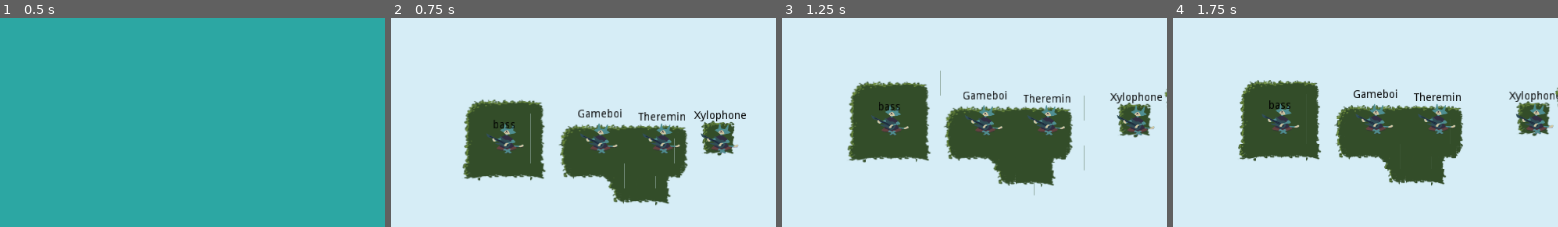
Above: before the commit, frames 1-4 (left to right).
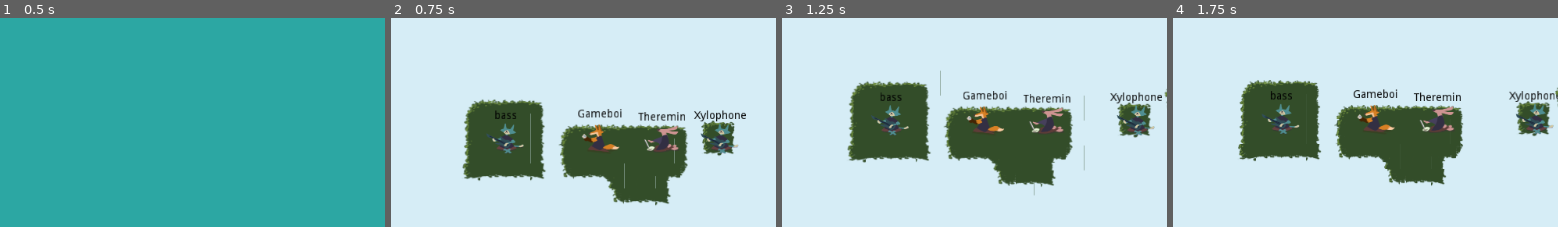
Above: after the commit, the same moments.

Repository: uspgamedev/skyjammers
Game: Godot game, scene res://menus/stage-selector/main.tscn
The game is run twice, just before and just after one commit, with the same random seed, the same clock (stepped at 60 frames per second) and the same inputs. Sound files missing from this copy of the repository are replaced by a short silence.
Inputs:
- Up to frame 1 (0.5 s): no input
- Up to frame 2 (0.75 s): click "Stage 01" at 0.5 s
- Up to frame 3 (1.25 s): no input
- Up to frame 4 (1.75 s): tap Enter (ui_accept) at 1.25, 1.52 s; hold Space (action_play) from 1.28 s (still down)
The pictures show only the part of the screen within x 35-85%, y 26-76%; the shares and areas given below are measured in that part.

Frame 1 is identical in both runs. In frame 2, 1.3% of the frame differs, in the area x 26-76%, y 44-66%; in frame 3, 1.3%; in frame 4, 1.3%.

Commit message:
Added new images for gameboy and theremin chars

Diff:
--- a/game/Instruments/Bass/Bass.tscn
+++ b/game/Instruments/Bass/Bass.tscn
@@ -2,7 +2,7 @@
 
 [ext_resource path="res://Instruments/Instrument.tscn" type="PackedScene" id=1]
 
-[node name="Bass" index="0" instance=ExtResource( 1 )]
+[node name="Bass" instance=ExtResource( 1 )]
 
 [node name="Label" type="Label" parent="." index="4"]
 
@@ -11,10 +11,10 @@
 anchor_top = 0.0
 anchor_right = 0.0
 anchor_bottom = 0.0
-margin_left = -16.0
-margin_top = -24.0
-margin_right = 15.0
-margin_bottom = -10.0
+margin_left = -14.0
+margin_top = -36.0
+margin_right = 17.0
+margin_bottom = -22.0
 rect_pivot_offset = Vector2( 0, 0 )
 mouse_filter = 2
 mouse_default_cursor_shape = 0
--- a/game/Instruments/GameBoy/Gameboy.tscn
+++ b/game/Instruments/GameBoy/Gameboy.tscn
@@ -1,10 +1,15 @@
-[gd_scene load_steps=4 format=2]
+[gd_scene load_steps=5 format=2]
 
 [ext_resource path="res://Instruments/Instrument.tscn" type="PackedScene" id=1]
-[ext_resource path="res://assets/sound/gameboy_riff.wav" type="AudioStream" id=2]
-[ext_resource path="res://assets/sound/gameboy_sfx.wav" type="AudioStream" id=3]
+[ext_resource path="res://assets/img/fox-gameboy.png" type="Texture" id=2]
+[ext_resource path="res://assets/sound/gameboy_riff.wav" type="AudioStream" id=3]
+[ext_resource path="res://assets/sound/gameboy_sfx.wav" type="AudioStream" id=4]
 
-[node name="Gameboy" index="0" instance=ExtResource( 1 )]
+[node name="Gameboy" instance=ExtResource( 1 )]
+
+[node name="Sprite" parent="." index="0"]
+
+texture = ExtResource( 2 )
 
 [node name="Label" type="Label" parent="." index="4"]
 
--- a/game/Instruments/Instrument.tscn
+++ b/game/Instruments/Instrument.tscn
@@ -16,7 +16,7 @@
 custom_solver_bias = 0.0
 radius = 10.0
 
-[node name="Instrument" type="KinematicBody2D" index="0" groups=[
+[node name="Instrument" type="KinematicBody2D" groups=[
 "bards",
 ]]
 
--- a/game/Instruments/Theremin/Theremin.tscn
+++ b/game/Instruments/Theremin/Theremin.tscn
@@ -1,10 +1,15 @@
-[gd_scene load_steps=4 format=2]
+[gd_scene load_steps=5 format=2]
 
 [ext_resource path="res://Instruments/Instrument.tscn" type="PackedScene" id=1]
-[ext_resource path="res://assets/sound/theremin_riff.wav" type="AudioStream" id=2]
-[ext_resource path="res://assets/sound/theremin_sfx.wav" type="AudioStream" id=3]
+[ext_resource path="res://assets/img/bunny-teremin.png" type="Texture" id=2]
+[ext_resource path="res://assets/sound/theremin_riff.wav" type="AudioStream" id=3]
+[ext_resource path="res://assets/sound/theremin_sfx.wav" type="AudioStream" id=4]
 
 [node name="Theremin" index="0" instance=ExtResource( 1 )]
+
+[node name="Sprite" parent="." index="0"]
+
+texture = ExtResource( 2 )
 
 [node name="Label" type="Label" parent="." index="4"]
 
--- a/game/Instruments/Xylophone/Xylophone.tscn
+++ b/game/Instruments/Xylophone/Xylophone.tscn
@@ -4,7 +4,7 @@
 [ext_resource path="res://assets/sound/xylophone_riff.wav" type="AudioStream" id=2]
 [ext_resource path="res://assets/sound/xylophone_sfx.wav" type="AudioStream" id=3]
 
-[node name="Xylophone" index="0" instance=ExtResource( 1 )]
+[node name="Xylophone" instance=ExtResource( 1 )]
 
 [node name="Label" type="Label" parent="." index="4"]
 
--- a/game/test/TheFinalStage.tscn
+++ b/game/test/TheFinalStage.tscn
@@ -60,7 +60,7 @@
 "points": PoolVector2Array( 0, 0, 0, 0, 40, -1000, 0, 0, 0, 0, 40, -2170 )
 }
 
-[node name="Stage" index="0" instance=ExtResource( 1 )]
+[node name="Stage" instance=ExtResource( 1 )]
 
 initial_bard_path = NodePath("Instruments/Path2D/PathFollow2D/Gameboy")
 
@@ -134,7 +134,7 @@
 
 [node name="PathFollow2D" parent="Instruments/Path2D4" index="0"]
 
-position = Vector2( 1178.81, -540 )
+position = Vector2( 1178.82, -540 )
 offset = 1161.61
 
 [node name="Instrument" parent="Instruments/Path2D4/PathFollow2D" index="0" instance=ExtResource( 7 )]
@@ -150,7 +150,7 @@
 
 [node name="PathFollow2D" parent="Instruments/Path2D5" index="0"]
 
-position = Vector2( 1178.81, -700 )
+position = Vector2( 1178.82, -700 )
 offset = 1161.61
 
 [node name="Instrument" parent="Instruments/Path2D5/PathFollow2D" index="0" instance=ExtResource( 7 )]
@@ -203,7 +203,7 @@
 
 [node name="PathFollow2D" parent="Instruments/Path2D8" index="0"]
 
-position = Vector2( 40, -2158.3 )
+position = Vector2( 40, -2158.29 )
 offset = 1158.54
 
 [node name="Theremin" parent="Instruments/Path2D8/PathFollow2D" index="0" instance=ExtResource( 9 )]
Not shown: 1 places in game/Instruments/GameBoy/Gameboy.tscn that only renumber resources
Not shown: 1 places in game/Instruments/Theremin/Theremin.tscn that only renumber resources
Binary file added: game/assets/img/bunny-teremin.png
Not shown, added: game/assets/img/bunny-teremin.png.import
Binary file added: game/assets/img/fox-gameboy.png
Not shown, added: game/assets/img/fox-gameboy.png.import
